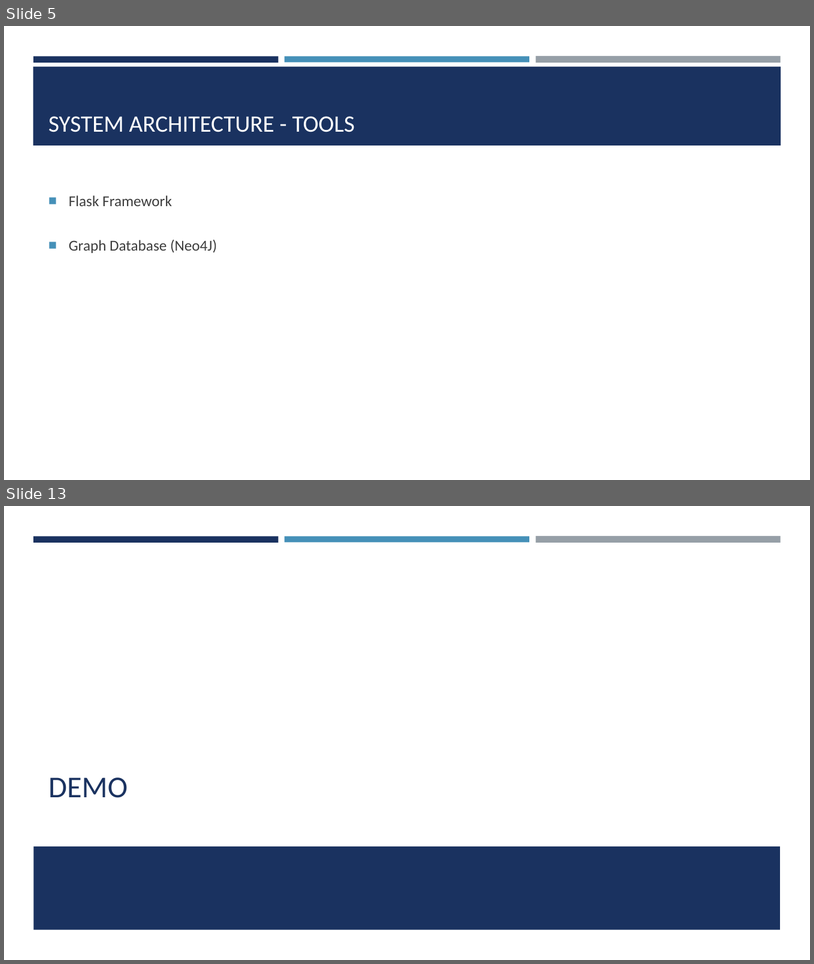
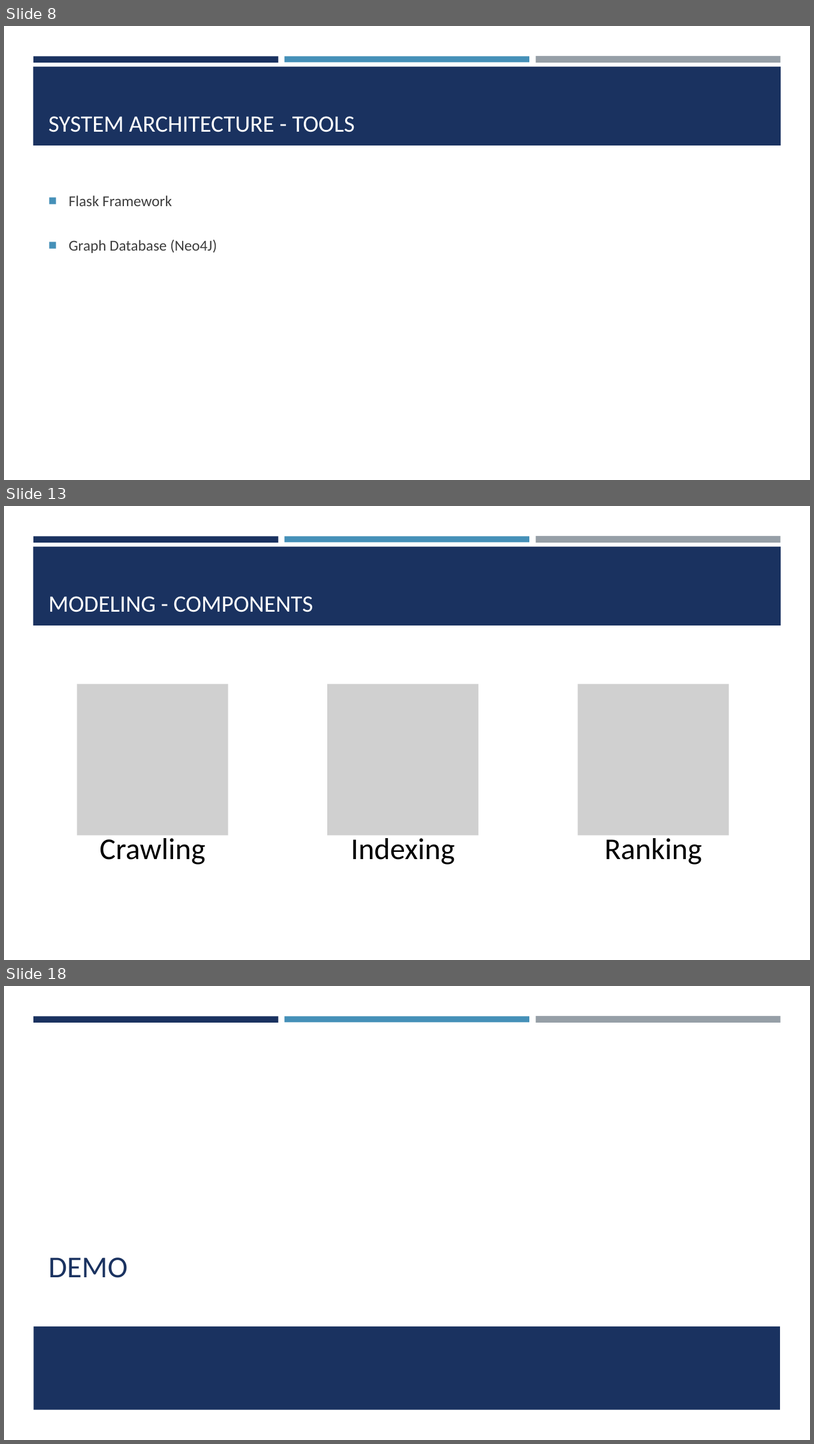
Before and after one commit to seakmengc/find_me, a slide deck: docs/find_me.pptx. Shown one above the other, each under a label of ours: slides 5 and 13 before the commit, slides 8, 13 and 18 after it; the slides between them are not shown. The pictures are 814x964 and 814x1444 pixels, drawn with LibreOffice and Linux fonts; fonts in the diff are those of the drawing; grey boxes stand for pictures; background and template pictures are left out. Boxes give left, top, right and bottom in pixels: in the first picture for what was removed or moved away, otherwise in the second. Text is boxed around its words. In the diff, an @@ line names an element or a change of style, - is before the commit and + after.

```diff
--- a/docs/find_me.pptx
+++ b/docs/find_me.pptx
@@ slide 13 added at [4, 506, 810, 960], background #FFFFFF; not listed: 4 template elements that a slide beside it also shows @@
@@ title added at [48, 596, 314, 612], 28 pt, text #FFFFFF @@
+MODELING - COMPONENTS
@@ group added at [77, 684, 729, 864]: 3 pictures, 3 texts @@
+Crawling
+Indexing
+Ranking
@@ what was slide 5 is now slide 8 @@
@@ what was slide 13 is now slide 18 @@
```
Also in this commit, not shown: 5 slides changed, 9 other slides added, 3 slides removed, 3 other files.
